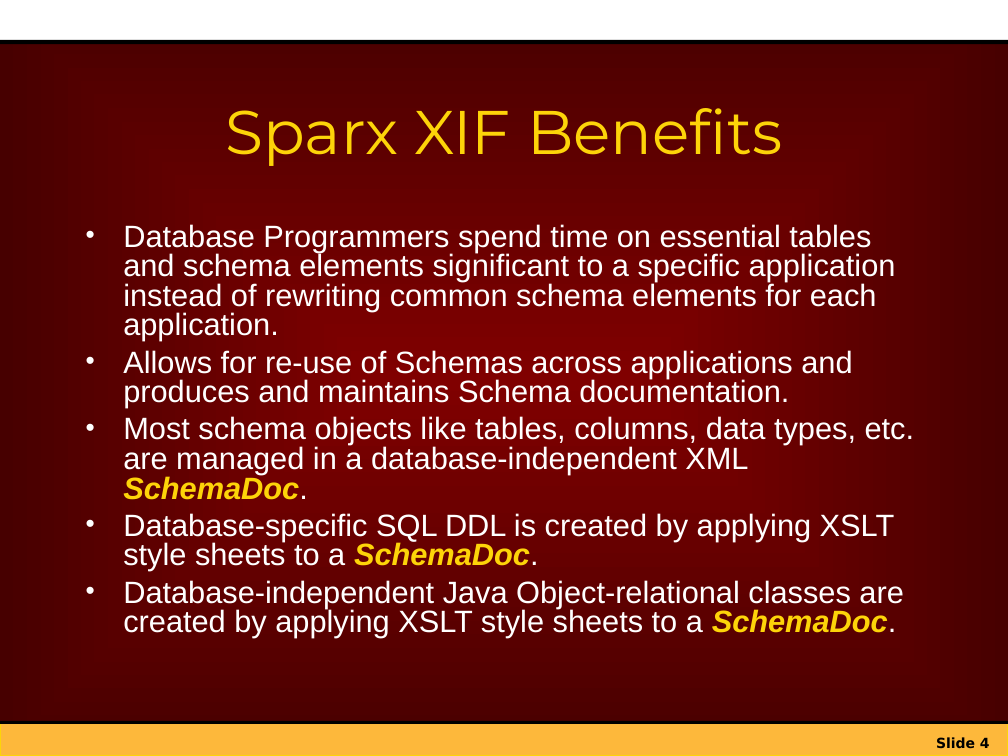
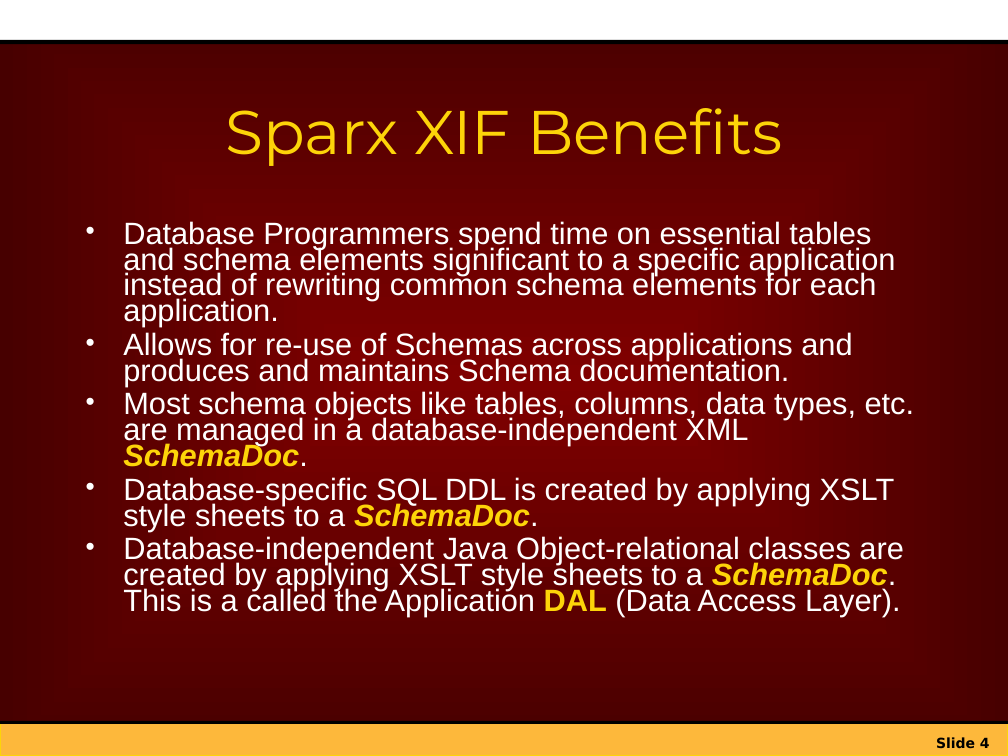
Before and after one commit to netspective/sparx-2001, a slide deck: slide 4 of Framework/web-shared/docs/project/Introduction_to_Sparx_XIF.ppt. Drawn at 1008x756 pixels with LibreOffice and Linux fonts; fonts in the diff are those of the drawing; background and template pictures are left out. Boxes give left, top, right and bottom in pixels: in the first picture for what was removed or moved away, otherwise in the second. Text is boxed around its words. In the diff, an @@ line names an element or a change of style, - is before the commit and + after.

```diff
--- a/Framework/web-shared/docs/project/Introduction_to_Sparx_XIF.ppt
+++ b/Framework/web-shared/docs/project/Introduction_to_Sparx_XIF.ppt
@@ text at <box>123,221,915,531</box>: line spacing 0.8 to 0.7 @@
@@ text at <box>123,536,903,617</box>: text changed @@
-• Database-independent Java Object-relational classes are created by applying XSLT style sheets to a SchemaDoc.
+• Database-independent Java Object-relational classes are created by applying XSLT style sheets to a SchemaDoc. This is a called the Application DAL (Data Access Layer).
```
Also in this commit, not shown: 9 other slides changed, 3 slides added, 9 other files.
